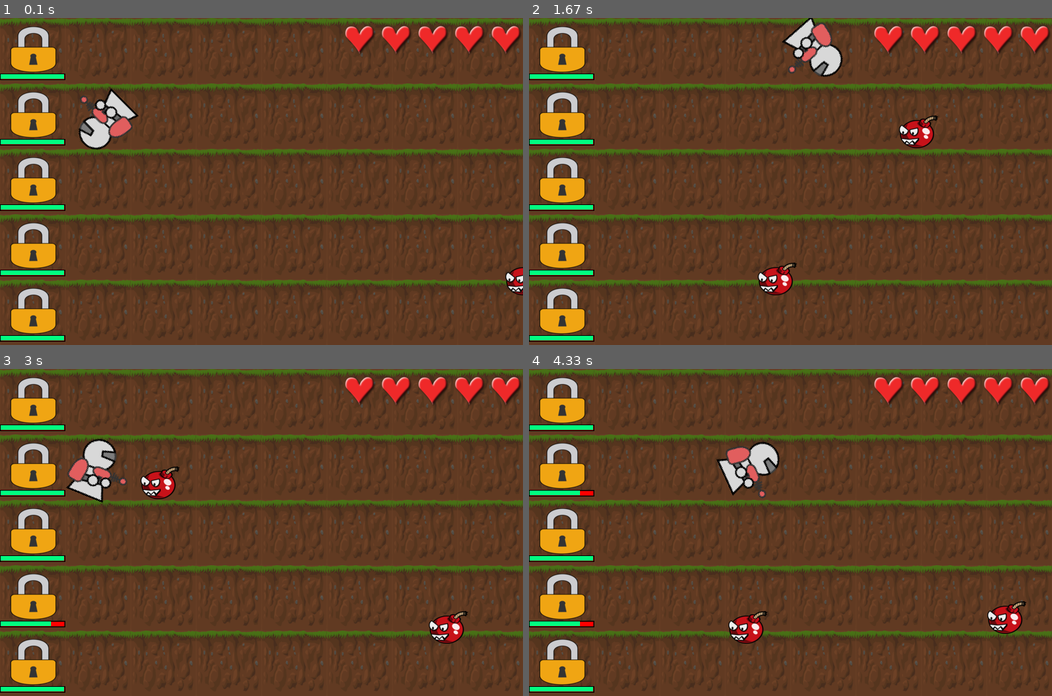
Above: before the commit, frames 1-4 (two rows, left to right).
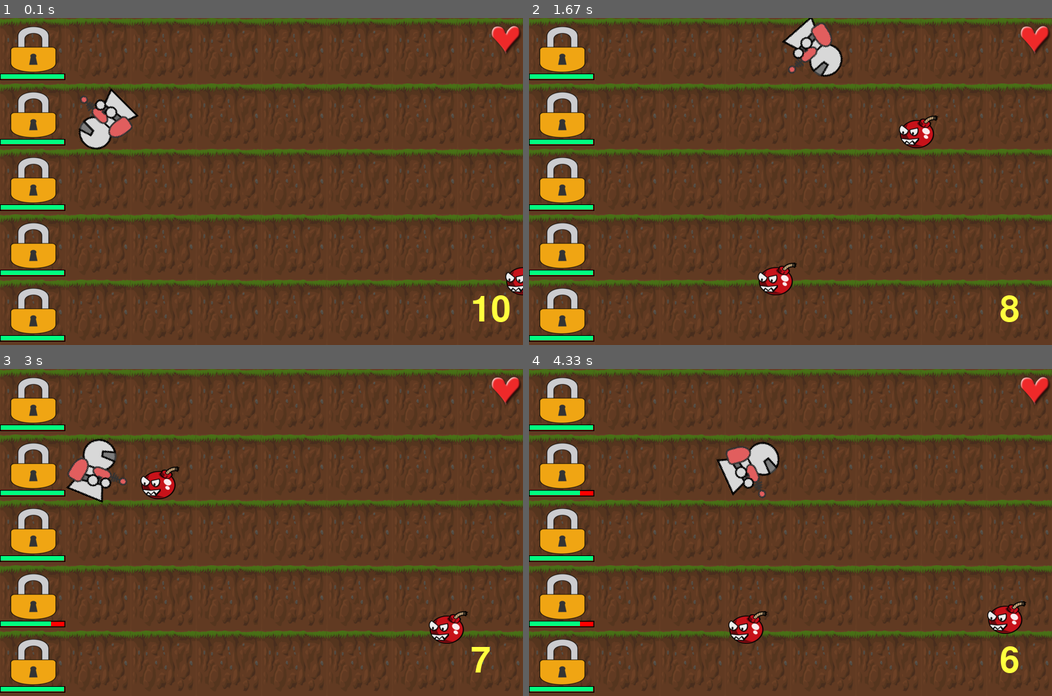
Above: after the commit, the same moments.

Repository: haeunsong/pygame_project
Game: pygame game, started from class.py
The game is run twice, just before and just after one commit, with the same random seed, the same clock (stepped at 60 frames per second) and the same inputs.
Inputs (mouse positions are in pixels of both pictures, inside the frame that each line leads up to):
- Up to frame 1 (0.1 s): no input
- Up to frame 2 (1.67 s): hold D 0.33-0.8 s; move the mouse to (769, 194) at 0.37 s; hold W 0.83-1.13 s; move the mouse to (957, 171) at 0.87 s; hold D 1.17-1.63 s; move the mouse to (664, 184) at 1.2 s
- Up to frame 3 (3 s): hold A 1.67-2.2 s; move the mouse to (99, 483) at 1.7 s; hold S 2.23-2.53 s; move the mouse to (339, 418) at 2.27 s; hold A 2.57-2.97 s; move the mouse to (324, 561) at 2.6 s
- Up to frame 4 (4.33 s): hold W 3-3.37 s; move the mouse to (800, 421) at 3.03 s; hold D 3.4-4.03 s; move the mouse to (602, 522) at 3.43 s; hold S from 4.07 s (still down); move the mouse to (795, 568) at 4.1 s

The runs differ from the first frame. In frame 1, 1.4% of the frame differs, in the area x 66-98%, y 2-93%; in frame 2, 1.3%; in frame 3, 1.3%; in frame 4, 1.3%.

Commit message:
timer클래스 추가 + 게임오버, 게임승리 화면 추가!!

Diff:
--- a/class.py
+++ b/class.py
@@ -1,4 +1,4 @@
-import pygame,os,math,random,sys
+import pygame,os,math,random,sys,threading,time
 from pygame.locals import *
 
 pygame.init()
@@ -21,7 +21,7 @@
     def __init__(self):
         self.image = pygame.image.load(os.path.join(image_path, 'alien.png'))
         self.rect = pygame.Rect(self.image.get_rect())
-        self.hp = 5
+        self.hp = 1
 
     def draw(self):
         self.mousepos = pygame.mouse.get_pos()
@@ -86,6 +86,23 @@
         for value in self.padlock_info.values():
             if value<=0: return True
             else: return False
+
+class Timer:
+    def __init__(self):
+        self.elapsed = 0.0
+        self.running = False
+        self.last_start_time = None
+
+    def start(self):
+        if not self.running:
+            self.running = True
+            self.last_start_time = time.time()
+
+    def get_elapsed(self):
+        elapsed = self.elapsed
+        if self.running:
+            elapsed += time.time() - self.last_start_time
+        return elapsed
 
 
 def main():
@@ -96,12 +113,19 @@
     player = Player()
     padlockToKey = False
     gameOver = 0
+    gameWin = 0
     exitKey = [False]
     padlock_y = [13,113,213,313,413]
     arrows=[] # 화살각도, 화살 x좌표, 화살 y좌표
     keys=[False,False]
 
+
+    timer = Timer()
+    timer.start()
+
+    global timerResult
     while running :
+        timerResult = round(timer.get_elapsed())
         if not gameOver:
             badtimer -= 2
             screen.fill((102,62,37)) # 갈색 배경으로 초기화
@@ -194,6 +218,16 @@
             for hp in range(0,player.hp):
                 screen.blit(heart,(hpx-hp,10))
                 hpx -= 55
+
+            # 시계 표시
+            font = pygame.font.Font(None,80)
+            timeValue = 10-timerResult
+            if timeValue<=10:
+                timerText = font.render(str(timeValue),True,(255,255,62))
+            else:
+                timerText = font.render(str(timeValue),True,(0,0,0))
+            screen.blit(timerText,(720,420))
+
 
             # 키 이벤트 처리
             for event in pygame.event.get():
@@ -229,7 +263,10 @@
 
             # 게임오버 / 게임승리 체크
             if player.hp==0 or padlockToKey:
-                gameOver = 1 # 게임오버
+                gameOver = 1 # 게임종료
+            if timeValue==0:
+                gameOver = 1
+                gameWin=1
 
             pygame.display.flip()
             fpsClock.tick(FPS)
@@ -251,7 +288,10 @@
                             exitKey[0]=False
 
                 font = pygame.font.Font(None,80)
-                text = font.render("GAME OVER!!",True,(0,255,255))
+                if gameWin:
+                    text = font.render("CONGRATULATION!!",True,(255,0,0),(0,220,255))
+                else:
+                    text = font.render("GAME OVER!!",True,(0,220,255),(255,0,0))
                 text_rect = text.get_rect()
                 text_rect.center = (400,250)
                 screen.blit(text,text_rect.topleft)
@@ -259,4 +299,6 @@
                 pygame.display.flip()
                 fpsClock.tick(FPS)
 
+timer = Timer()
+timer.start()
 main()
